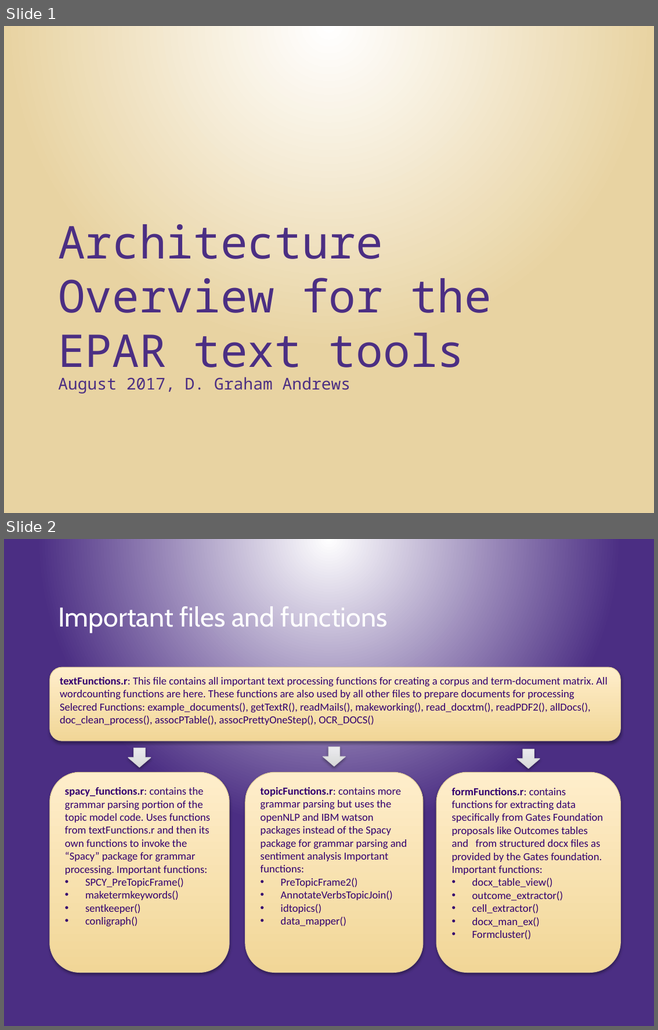
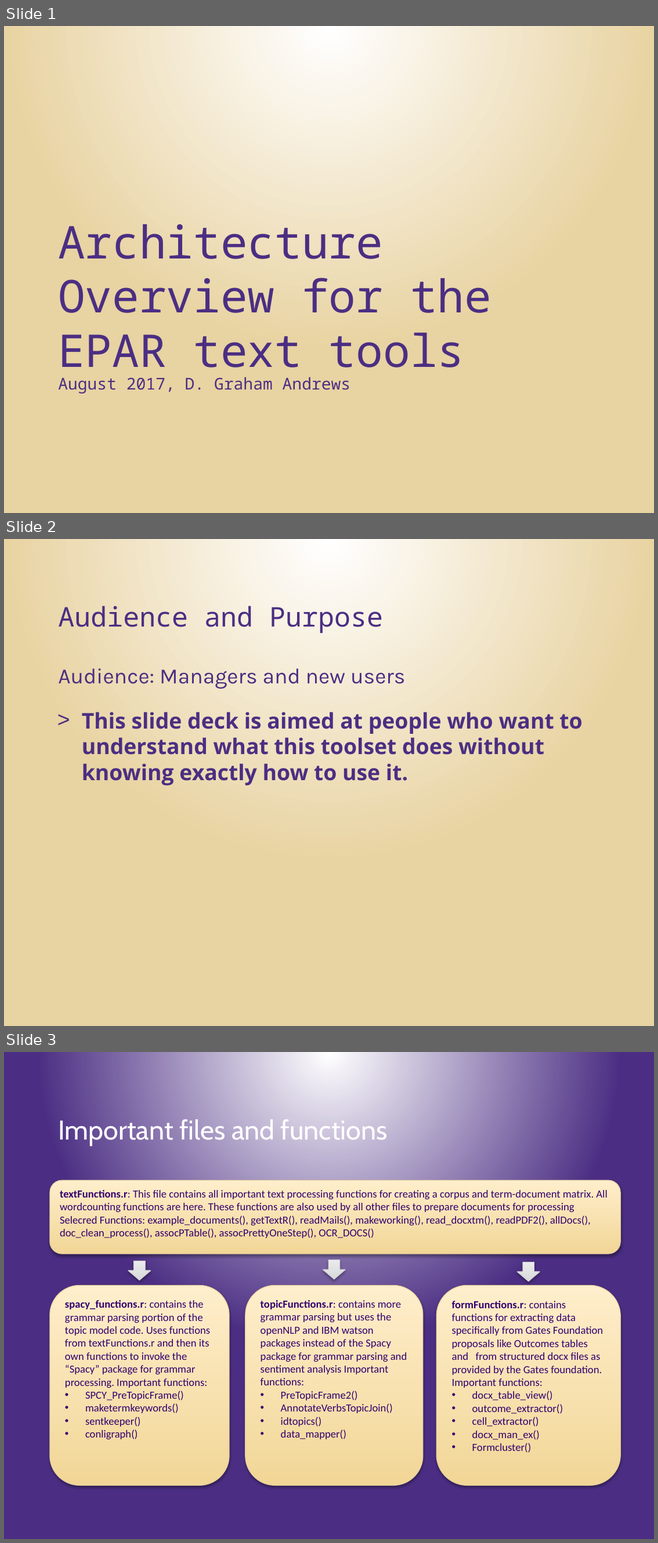
Before and after one commit to EvansSchoolPolicyAnalysisAndResearch/eparTextTools, a slide deck: documentation/Architecture Overview of the EPARtexttools Package.pptx. Shown one above the other, each under a label of ours: slides 1 and 2 before the commit, slides 1, 2 and 3 after it. The pictures are 658x1030 and 658x1543 pixels, drawn with LibreOffice and Linux fonts; fonts in the diff are those of the drawing; background and template pictures are left out. Boxes give left, top, right and bottom in pixels: in the first picture for what was removed or moved away, otherwise in the second. Text is boxed around its words. In the diff, an @@ line names an element or a change of style, - is before the commit and + after.

```diff
--- a/documentation/Architecture Overview of the EPARtexttools Package.pptx
+++ b/documentation/Architecture Overview of the EPARtexttools Package.pptx
@@ slide 2 added at (4,539,654,1026), background gradient #FFFFFF to #E8D3A2 @@
@@ text added at (58,606,383,634), 30 pt, text #4B2E83 @@
+Audience and Purpose
@@ text added at (58,668,405,689), 24 pt, text #4B2E83 @@
+Audience: Managers and new users
@@ text added at (82,712,582,785), 24 pt, text #4B2E83, bold @@
+> This slide deck is aimed at people who want to understand what this toolset does without knowing exactly how to use it.
@@ what was slide 2 is now slide 3 @@
```
Also in this commit, not shown: 3 other files.
